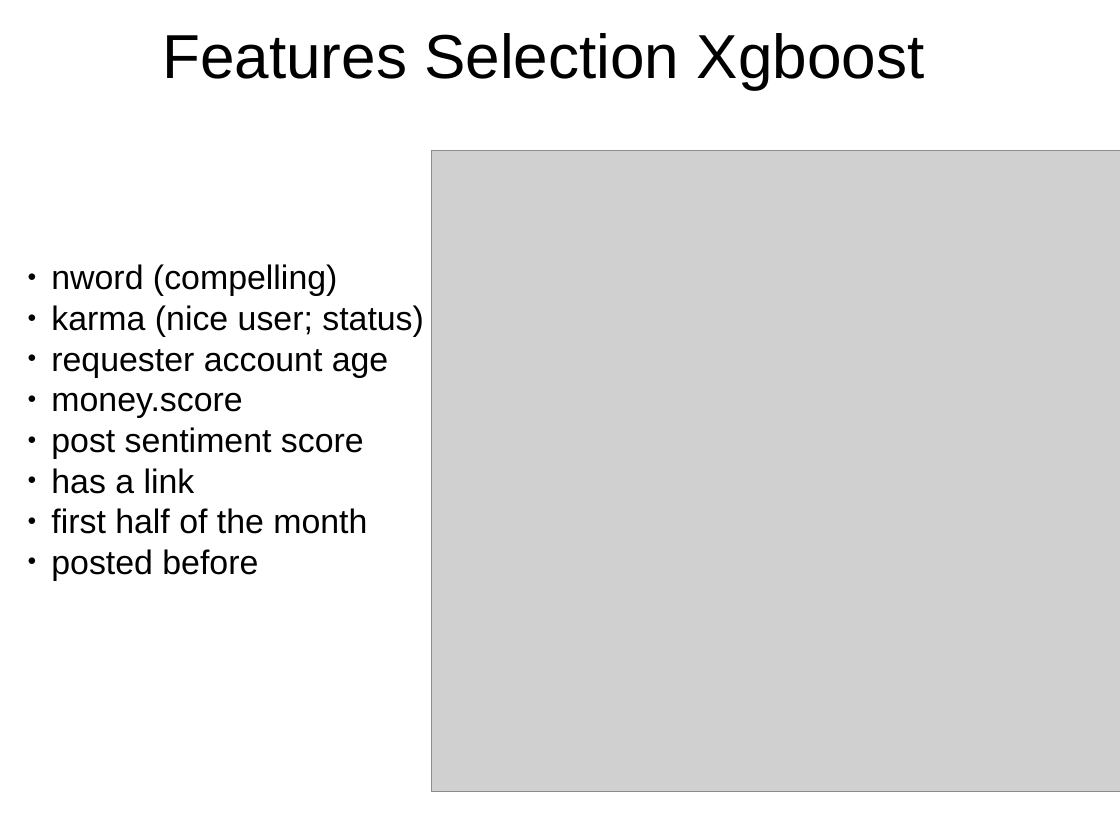
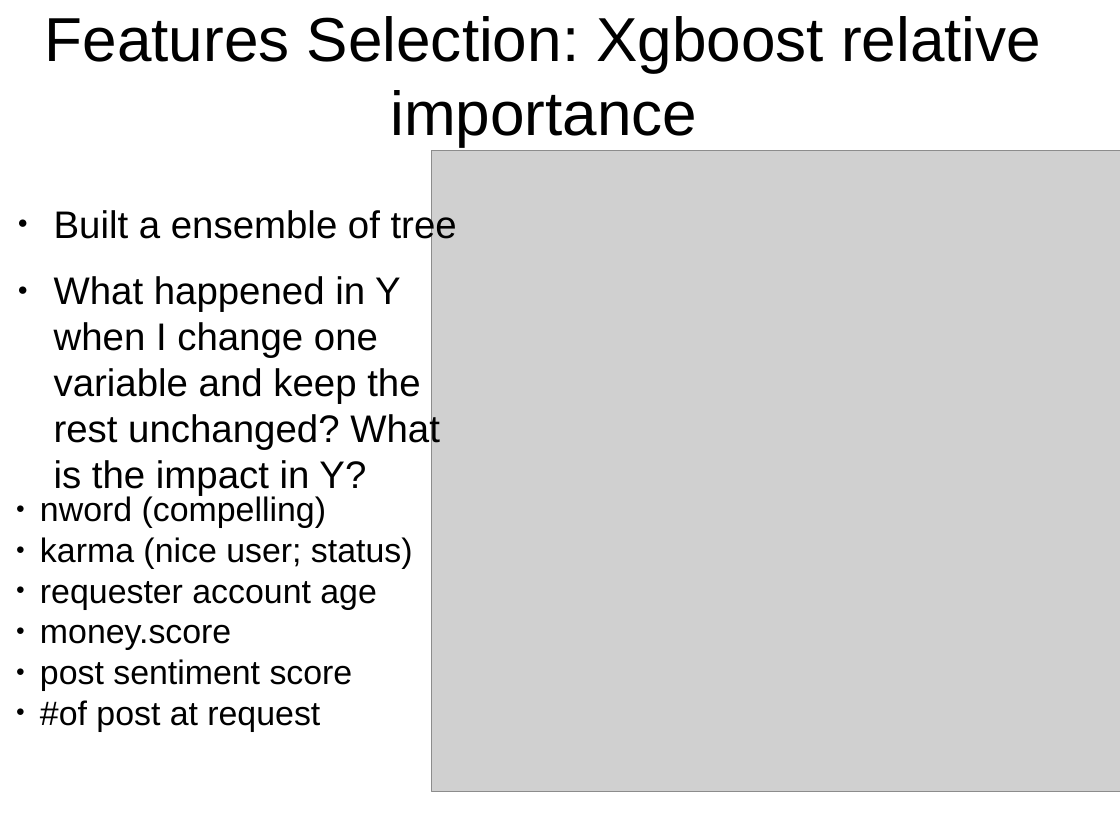
Before and after one commit to leandroohf/raop, a slide deck: slide 12 of doc/pres/pres.odp. Drawn at 1120x840 pixels with LibreOffice and Linux fonts; fonts in the diff are those of the drawing; grey boxes stand for pictures. Boxes give left, top, right and bottom in pixels: in the first picture for what was removed or moved away, otherwise in the second. Text is boxed around its words. In the diff, an @@ line names an element or a change of style, - is before the commit and + after.

Commit message:
doc: Pres improve
* Add post examples
* Improve relative importance slides

```diff
--- a/doc/pres/pres.odp
+++ b/doc/pres/pres.odp
@@ title at box(45, 16, 1041, 147): text changed @@
-Features Selection Xgboost
+Features Selection: Xgboost relative importance
@@ text added at box(54, 208, 457, 496), 27.2 pt, text #000000 @@
+● Built a ensemble of tree
+● What happened in Y when I change one variable and keep the rest unchanged? What is the impact in Y?
@@ text "nword (compelling)": place and size @@
-text "nword (compelling)" at box(51, 264, 424, 581)
+text "nword (compelling)" at box(40, 494, 413, 731)
@@ text at box(40, 700, 320, 731): text changed @@
-        ● has a link
-        ● first half of the month
-        ● posted before
+        ● #of post at request
```
Also in this commit, not shown: 4 other slides changed.
